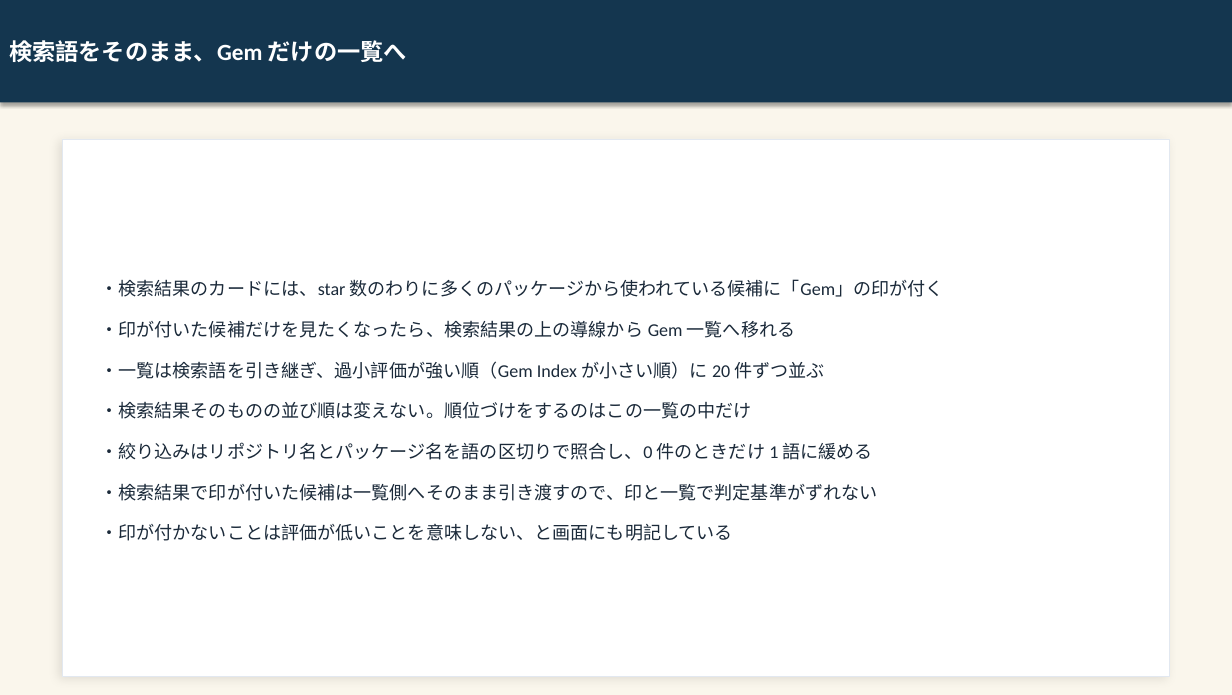
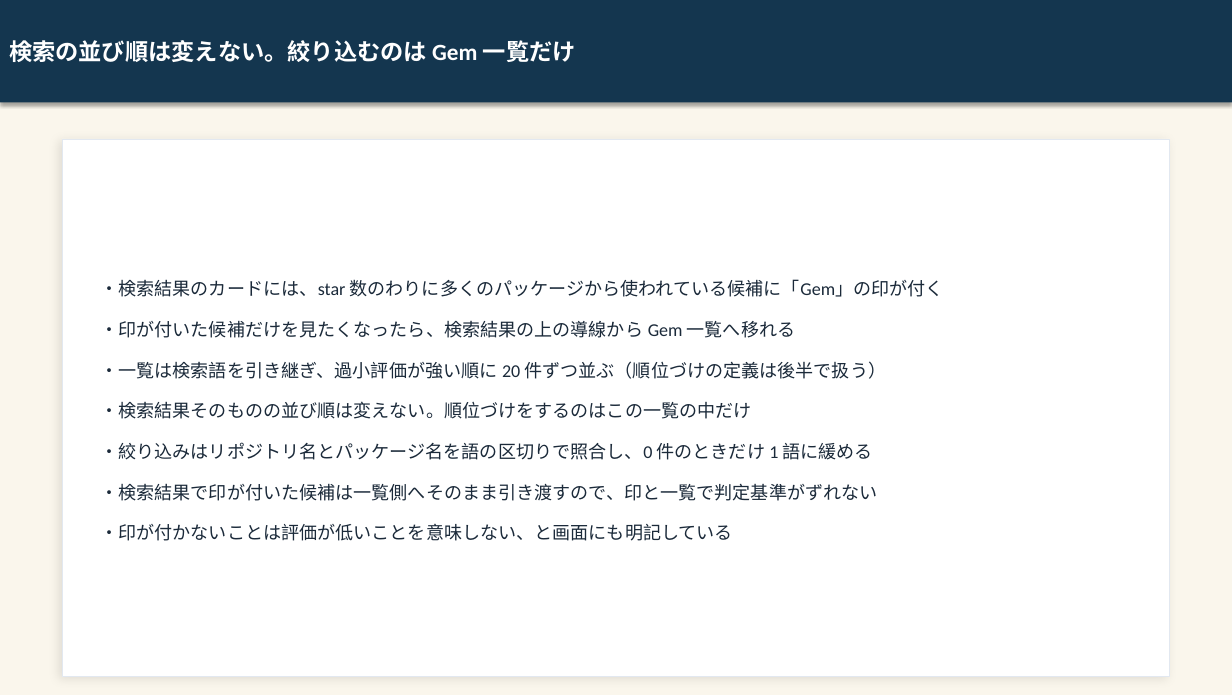
Before and after one commit to kai-kou/gem-hunter, a slide deck: slide 3 of content/slides/project-explanation-20260822/output/gem-hunter_text.pptx. Drawn at 1232x695 pixels with LibreOffice and Linux fonts; fonts in the diff are those of the drawing. Boxes give left, top, right and bottom in pixels: in the first picture for what was removed or moved away, otherwise in the second. Text is boxed around its words. In the diff, an @@ line names an element or a change of style, - is before the commit and + after.

```diff
--- a/content/slides/project-explanation-20260822/output/gem-hunter_text.pptx
+++ b/content/slides/project-explanation-20260822/output/gem-hunter_text.pptx
@@ text in rectangle at <box>9,40,576,62</box>: text changed @@
-検索語をそのまま、Gem だけの一覧へ
+検索の並び順は変えない。絞り込むのは Gem 一覧だけ
@@ text at <box>100,361,886,379</box>: text changed @@
-・一覧は検索語を引き継ぎ、過小評価が強い順（Gem Index が小さい順）に 20 件ずつ並ぶ
+・一覧は検索語を引き継ぎ、過小評価が強い順に 20 件ずつ並ぶ（順位づけの定義は後半で扱う）
```
Also in this commit, not shown: 5 other slides changed, 10 other files.
